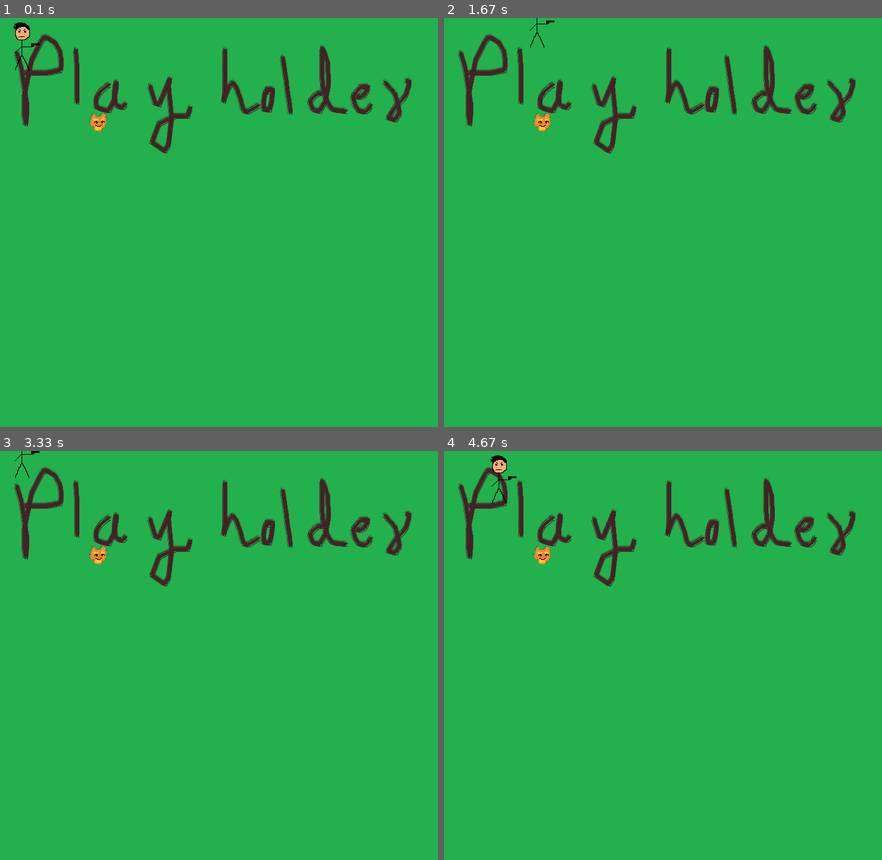
Above: before the commit, frames 1-4 (two rows, left to right).
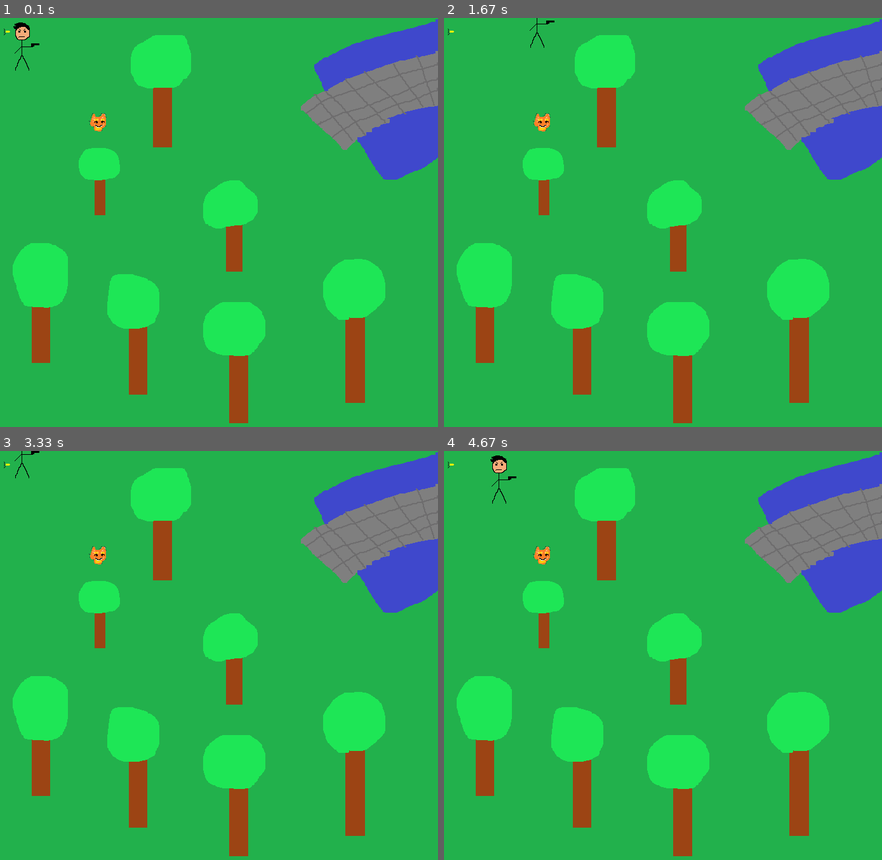
Above: after the commit, the same moments.

Repository: trolleador/antino
Game: pygame game, started from pygame/prueba.py
Two runs of this game, one before a commit and one after it. Both use one fixed random seed, a clock stepped at 60 frames per second and the inputs below.
Inputs:
- Up to frame 1 (0.1 s): no input
- Up to frame 2 (1.67 s): hold D 0.33-0.8 s; hold W 0.83-1.13 s; hold D 1.17-1.63 s
- Up to frame 3 (3.33 s): hold A 1.67-2.2 s; hold S 2.23-2.53 s; hold A 2.57-2.97 s; hold W from 3 s (still down)
- Up to frame 4 (4.67 s): release W at 3.37 s; hold D 3.4-4.03 s; hold S 4.07-4.43 s; hold A from 4.47 s (still down)

The runs differ from the first frame. In frame 1, 24% of the frame differs, in the area x 0-100%, y 0-100%; in frame 2, 24%; in frame 3, 24%; in frame 4, 24%.

Commit message:
Add files via upload

Diff:
--- a/pygame/prueba.py
+++ b/pygame/prueba.py
@@ -20,7 +20,7 @@
 #ventana
 displaysurface = pygame.display.set_mode((WIDTH, HEIGHT))
 
-pygame.display.set_caption("Never gonna give you up Never gonna let you down Never gonna run around and desert you")
+pygame.display.set_caption("Matar zorros")
 
 FramePerSec = pygame.time.Clock()
 
@@ -29,7 +29,7 @@
 
 rect = pygame.Rect(20,20,20,20)
 
-#imagen
+#imagenimage.png
 
 zorro = pygame.image.load(dirname+"/zorro2.png")
 fondo = pygame.image.load(dirname+"/fondo.png")
@@ -63,6 +63,8 @@
       x -= 2
    if pressed[pygame.K_d]:
       x += 2
+      if pressed[pygame.K_SPACE]:
+       x -= 2
 
 
    #renderizado
@@ -70,8 +72,7 @@
    displaysurface.blit(fondo, (0,0))
    displaysurface.blit(zorro, (150,150))
    displaysurface.blit(persona, (x,y))
-
-   displaysurface.blit(bala, (700,700))
+   displaysurface.blit(bala, (15,15))
 
    #actualiza lo que se ve en ventana
    pygame.display.update()
Binary file changed: pygame/fondo.png
